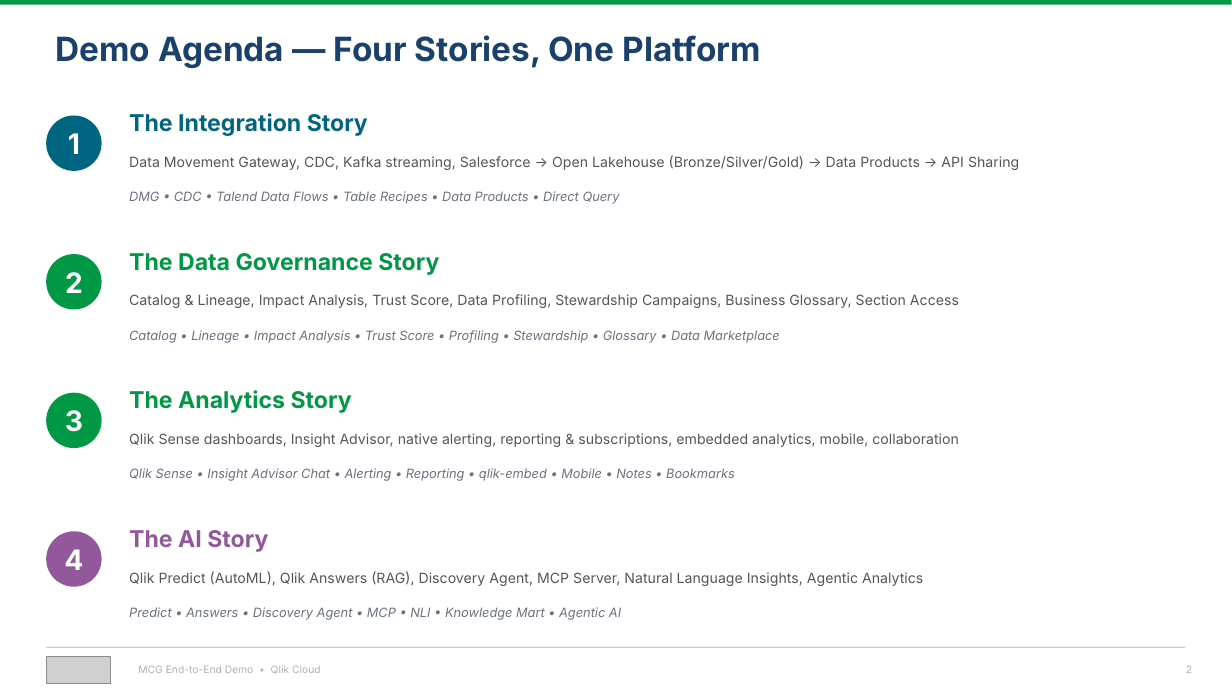
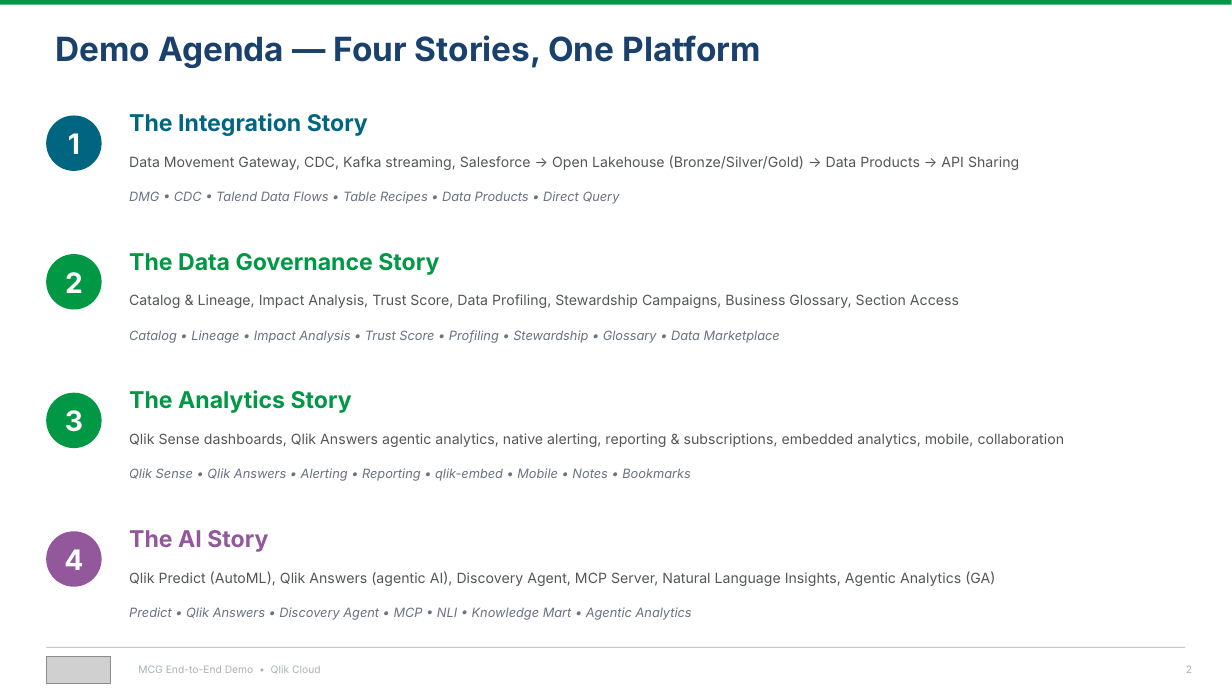
Before and after one commit to robertschoenfeldqlik/meridan_retail_group_qlik_demo_assets, a slide deck: slide 2 of MCG_Demo_Overview_Four_Stories.pptx. Drawn at 1232x693 pixels with LibreOffice and Linux fonts; fonts in the diff are those of the drawing; grey boxes stand for pictures. Boxes give left, top, right and bottom in pixels: in the first picture for what was removed or moved away, otherwise in the second. Text is boxed around its words. In the diff, an @@ line names an element or a change of style, - is before the commit and + after.

```diff
--- a/MCG_Demo_Overview_Four_Stories.pptx
+++ b/MCG_Demo_Overview_Four_Stories.pptx
@@ text at [129,433,1065,447]: text changed @@
-Qlik Sense dashboards, Insight Advisor, native alerting, reporting & subscriptions, embedded analytics, mobile, collaboration
+Qlik Sense dashboards, Qlik Answers agentic analytics, native alerting, reporting & subscriptions, embedded analytics, mobile, collaboration
@@ text at [129,468,691,481]: text changed @@
-Qlik Sense • Insight Advisor Chat • Alerting • Reporting • qlik-embed • Mobile • Notes • Bookmarks
+Qlik Sense • Qlik Answers • Alerting • Reporting • qlik-embed • Mobile • Notes • Bookmarks
@@ text at [129,571,995,586]: text changed @@
-Qlik Predict (AutoML), Qlik Answers (RAG), Discovery Agent, MCP Server, Natural Language Insights, Agentic Analytics
+Qlik Predict (AutoML), Qlik Answers (agentic AI), Discovery Agent, MCP Server, Natural Language Insights, Agentic Analytics (GA)
@@ text at [129,607,692,620]: text changed @@
-Predict • Answers • Discovery Agent • MCP • NLI • Knowledge Mart • Agentic AI
+Predict • Qlik Answers • Discovery Agent • MCP • NLI • Knowledge Mart • Agentic Analytics
```
Also in this commit, not shown: 5 other slides changed, 2 other files.
